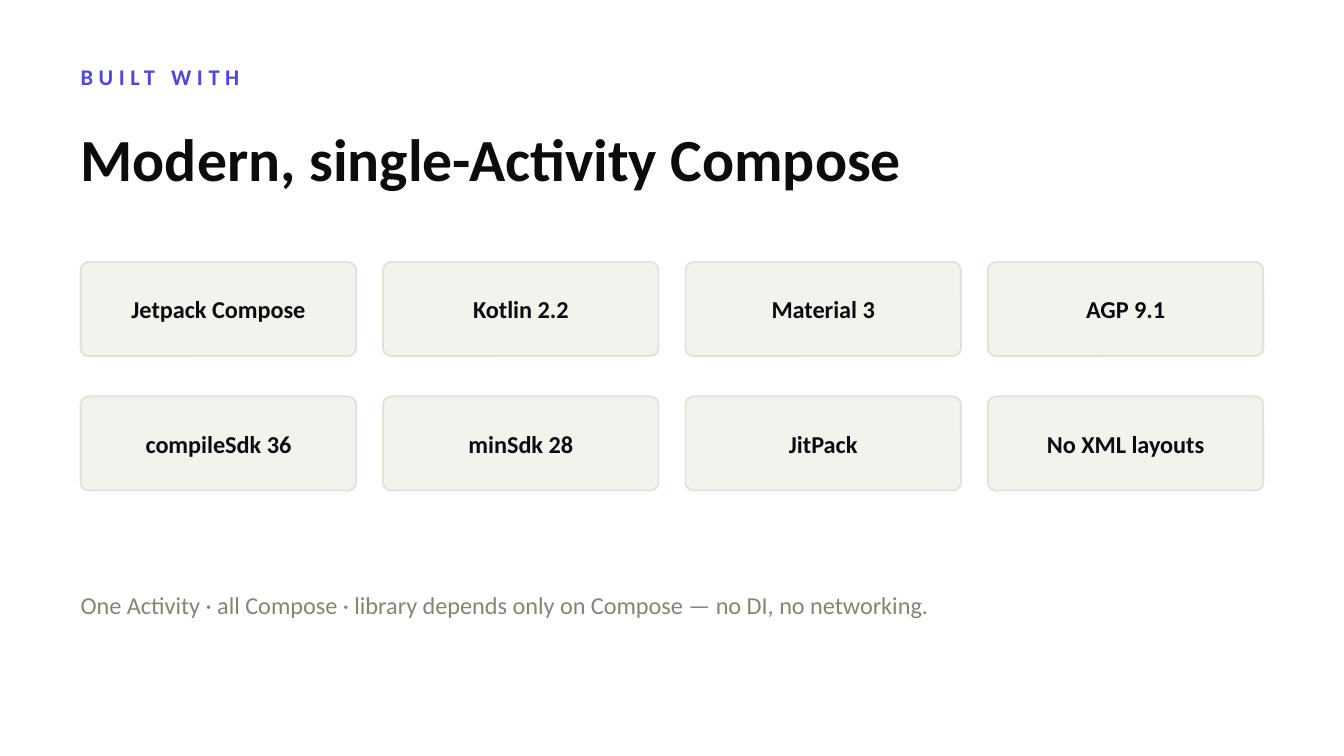
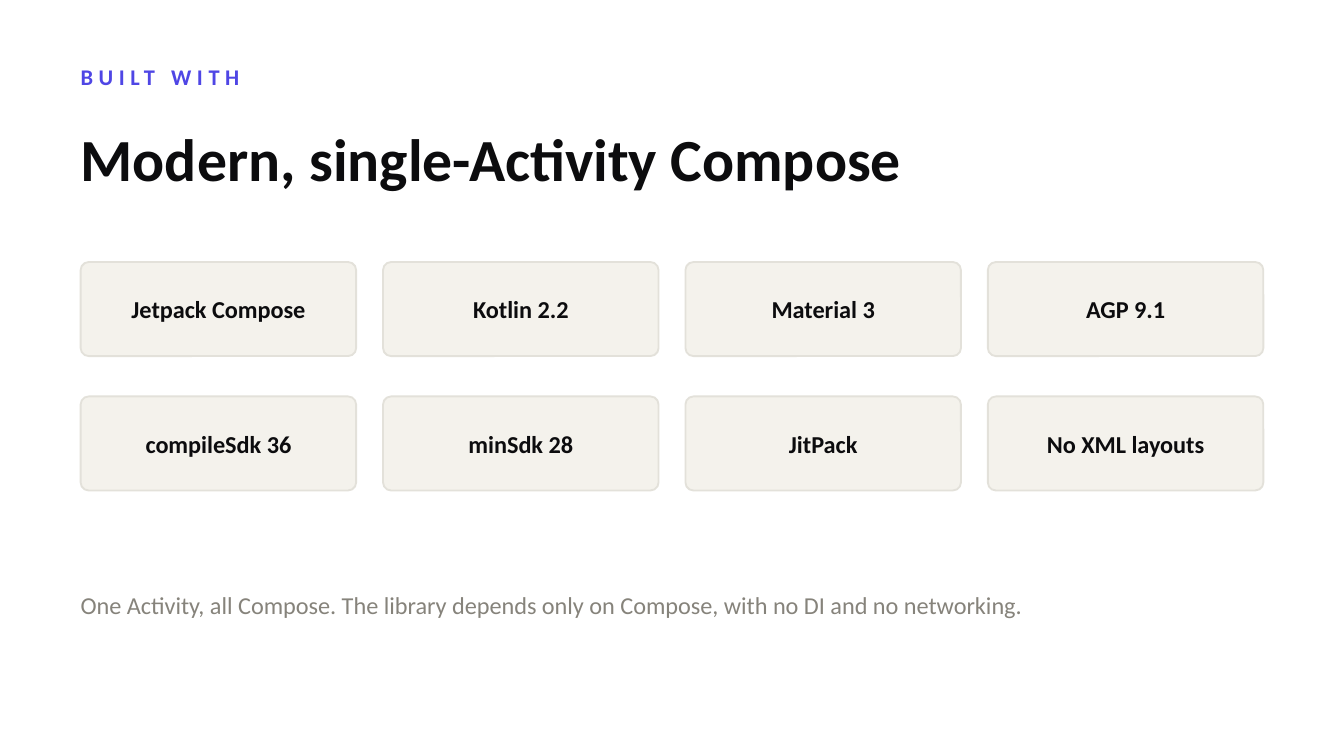
Before and after one commit to RotemBar18/EZCanvas, a slide deck: slide 11 of EZCanvas-Presentation.pptx. Drawn at 1344x756 pixels with LibreOffice and Linux fonts; fonts in the diff are those of the drawing. Boxes give left, top, right and bottom in pixels: in the first picture for what was removed or moved away, otherwise in the second. Text is boxed around its words. In the diff, an @@ line names an element or a change of style, - is before the commit and + after.

```diff
--- a/EZCanvas-Presentation.pptx
+++ b/EZCanvas-Presentation.pptx
@@ text at (81,597,1022,618): text changed @@
-One Activity · all Compose · library depends only on Compose — no DI, no networking.
+One Activity, all Compose. The library depends only on Compose, with no DI and no networking.
```
Also in this commit, not shown: 9 other slides changed.
